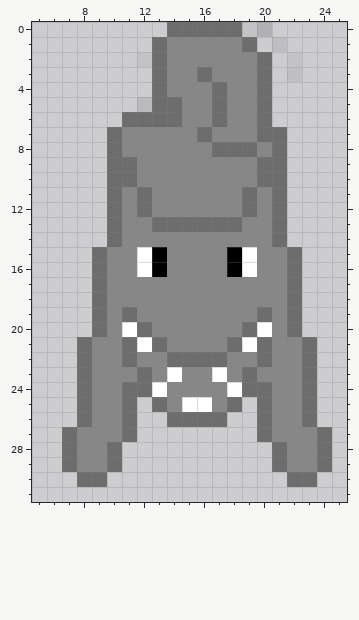
Edited in one commit: pixel-art sprite (Sprites/Characters/Wolf/WolfDown.png). The picture above was drawn from the file before the commit.
The file is 32x32 pixels. Pixels under 10% opacity are left out. Colours within 5 levels of each other are drawn and written as one. Shown: x 5..25, y 0..31.
Once edited:
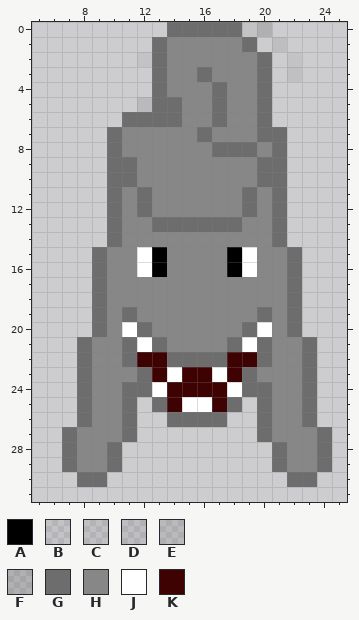
Palette (. is transparent): A #000000  B #6d6d6d1b  C #6d6d6d22  D #6d6d6d28  E #6d6d6d32  F #6d6d6d4e  G #6d6d6d  H #878787  J #ffffff  K #3f0202
Change:
Changed rows in their new state; - is an unchanged pixel.
first column x 12:
22 KK----KK
23 -K-KK-K-
24 --KKKK--
25 --K--K--
Changed places in both pictures, as pixel boxes (x1, y1, x2, y2):
changed: (137, 352, 257, 412)
